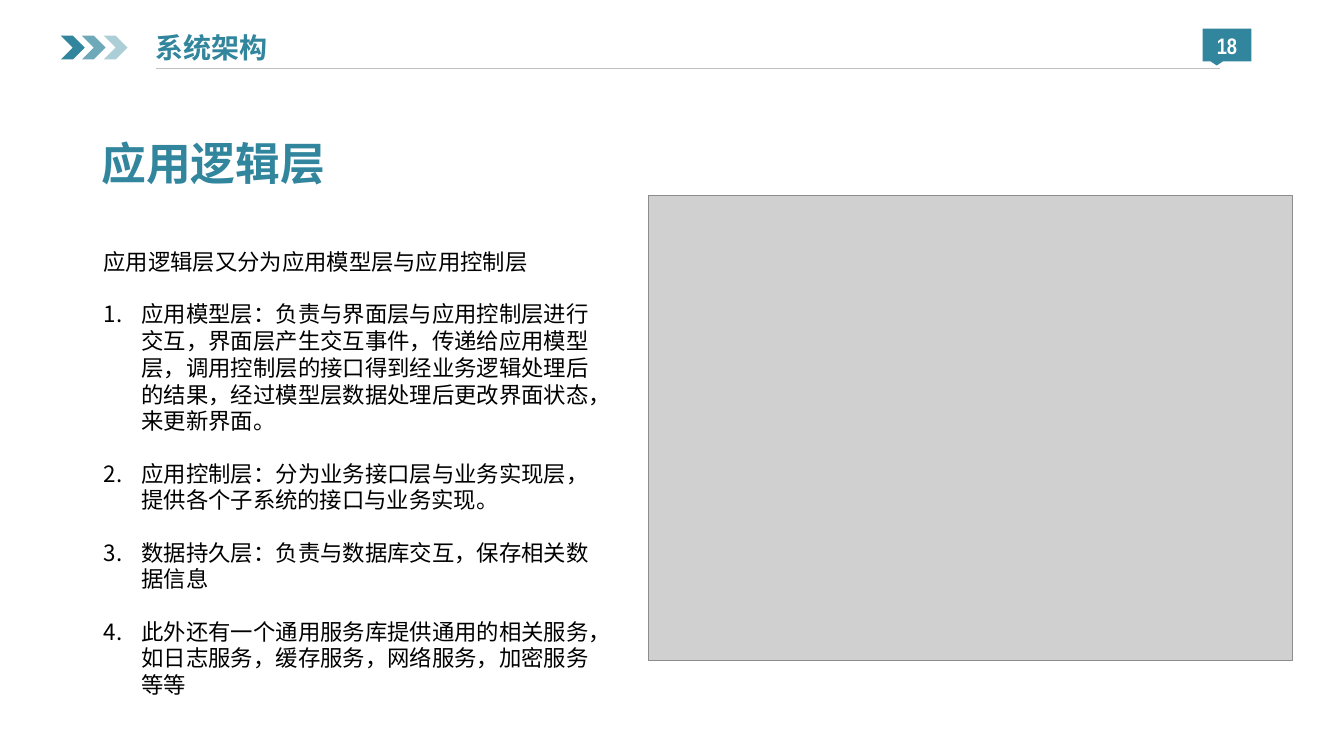
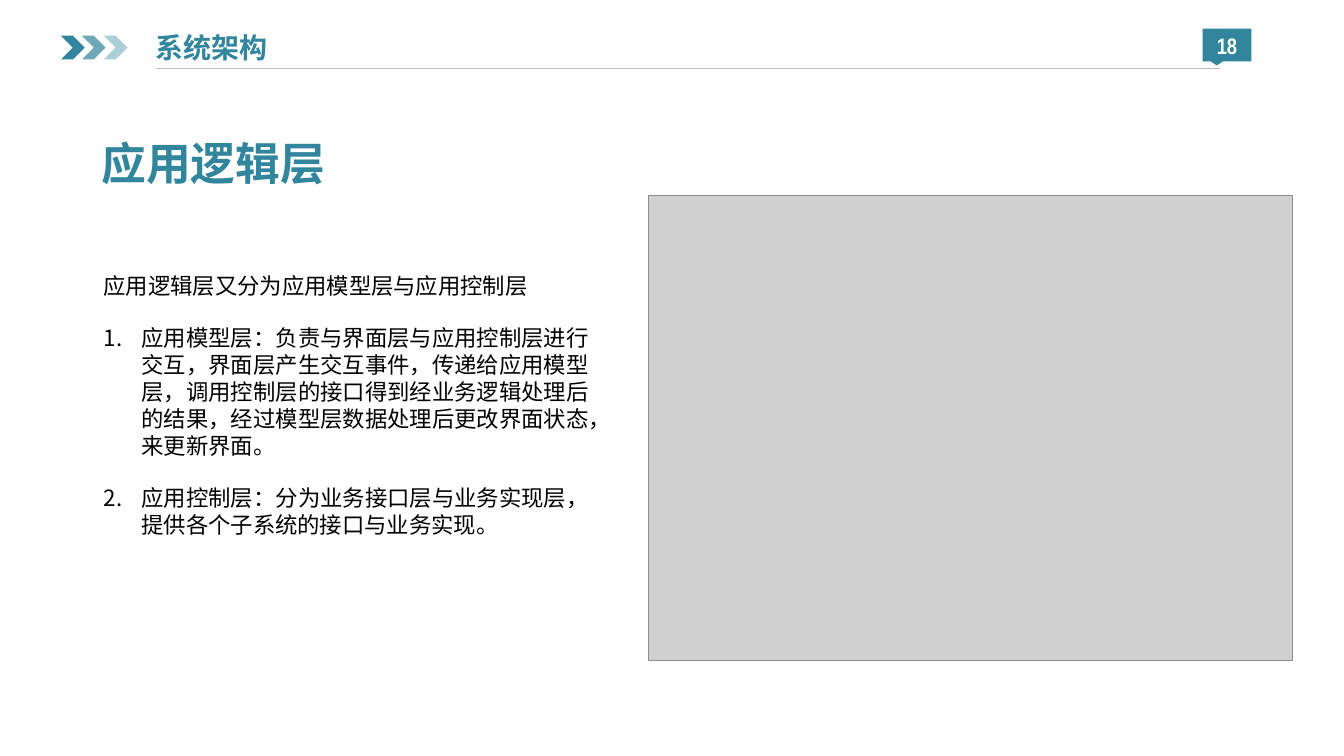
Before and after one commit to luxingzhi27/Tongji_SAD_2023_project, a slide deck: slide 19 of assignment2/MindMeet.pptx (slide 18 before the commit). Drawn at 1344x756 pixels with LibreOffice and Linux fonts; fonts in the diff are those of the drawing; grey boxes stand for pictures; background and template pictures are left out. Boxes give left, top, right and bottom in pixels: in the first picture for what was removed or moved away, otherwise in the second. Text is boxed around its words. In the diff, an @@ line names an element or a change of style, - is before the commit and + after.

```diff
--- a/assignment2/MindMeet.pptx
+++ b/assignment2/MindMeet.pptx
@@ text "应用逻辑层又分为应用模型层与应用控制层": place and size @@
-text "应用逻辑层又分为应用模型层与应用控制层" at (104, 251, 610, 695)
+text "应用逻辑层又分为应用模型层与应用控制层" at (104, 275, 610, 535)
@@ text at (141, 542, 610, 695): paragraphs removed @@
-3. 数据持久层：负责与数据库交互，保存相关数据信息
-4. 此外还有一个通用服务库提供通用的相关服务，如日志服务，缓存服务，网络服务，加密服务等等
```
Also in this commit, not shown: 1 other slide changed, 1 slide added.
